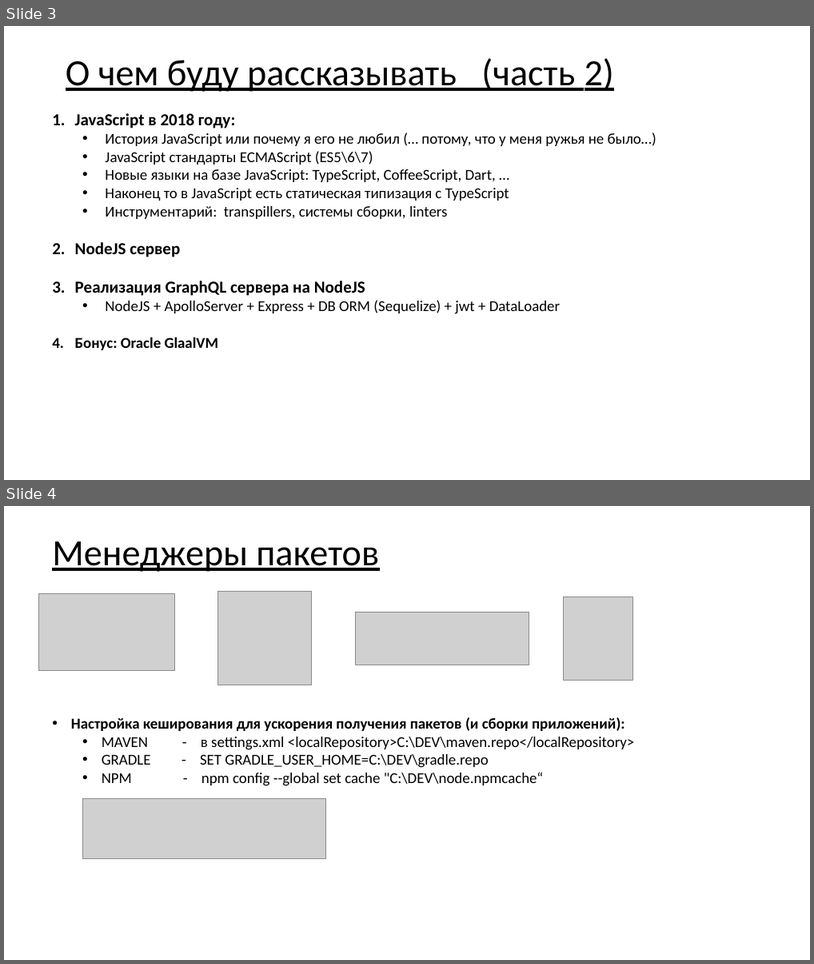
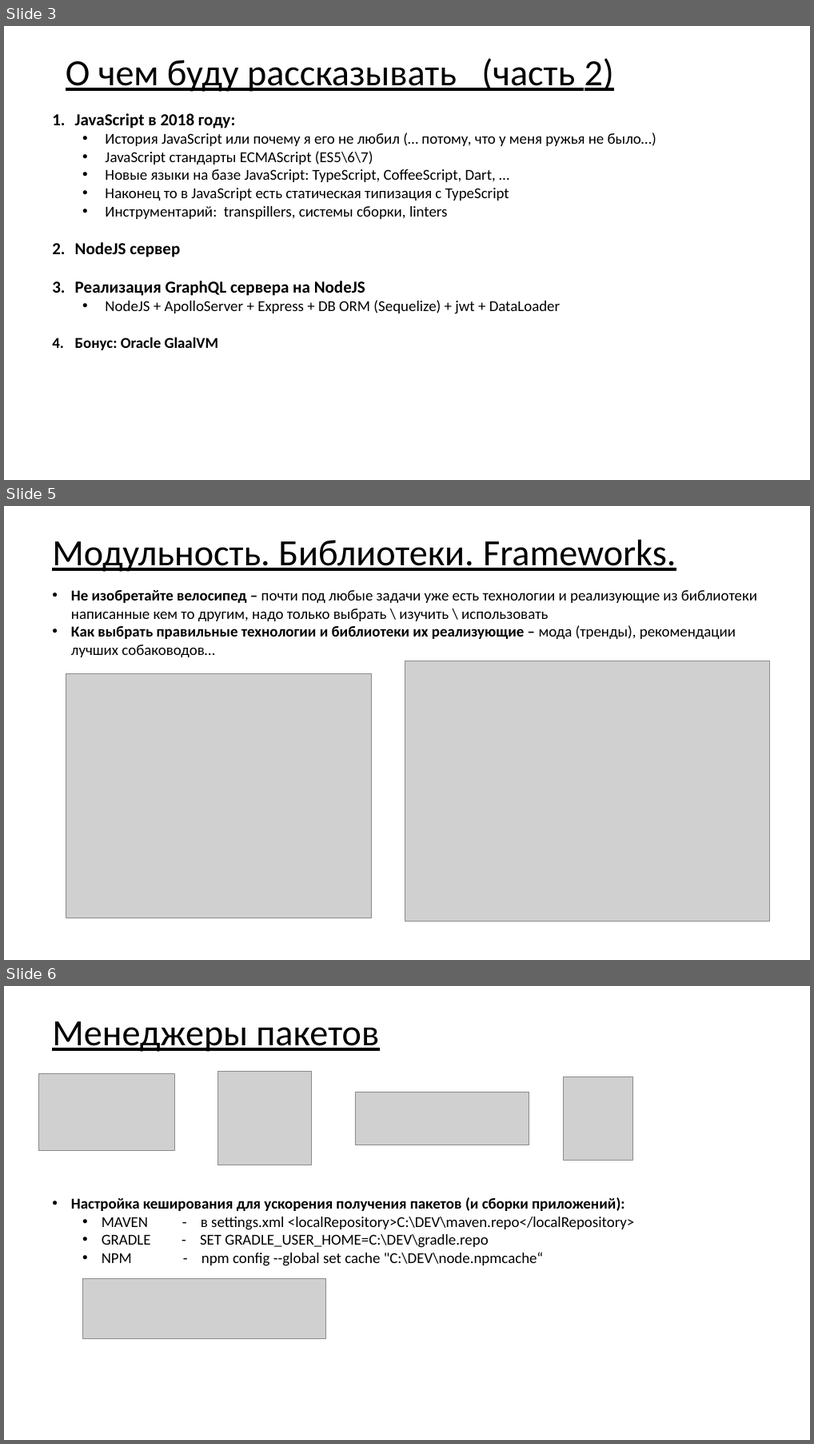
Before and after one commit to asbeseda/graphql-demo, a slide deck: graphql-spring-node.pptx. Shown one above the other, each under a label of ours: slides 3 and 4 before the commit, slides 3, 5 and 6 after it; the slides between them are not shown. The pictures are 814x964 and 814x1444 pixels, drawn with LibreOffice and Linux fonts; fonts in the diff are those of the drawing; grey boxes stand for pictures. Boxes give left, top, right and bottom in pixels: in the first picture for what was removed or moved away, otherwise in the second. Text is boxed around its words. In the diff, an @@ line names an element or a change of style, - is before the commit and + after.

```diff
--- a/graphql-spring-node.pptx
+++ b/graphql-spring-node.pptx
@@ slide 5 added at <box>4,506,810,960</box>, background #FFFFFF @@
@@ title added at <box>52,540,676,572</box>, 44 pt, text #000000, underline @@
+Модульность. Библиотеки. Frameworks.
@@ text added at <box>71,590,758,657</box>, 18 pt, text #000000 @@
+• Не изобретайте велосипед – почти под любые задачи уже есть технологии и реализующие из библиотеки написанные кем то другим, надо только выбрать \ изучить \ использовать
+• Как выбрать правильные технологии и библиотеки их реализующие – мода (тренды), рекомендации лучших собаководов…
@@ picture added at <box>66,673,372,918</box> @@
@@ picture added at <box>406,661,770,920</box> @@
@@ what was slide 4 is now slide 6 @@
```
Also in this commit, not shown: 2 slides changed, 3 other slides added.
